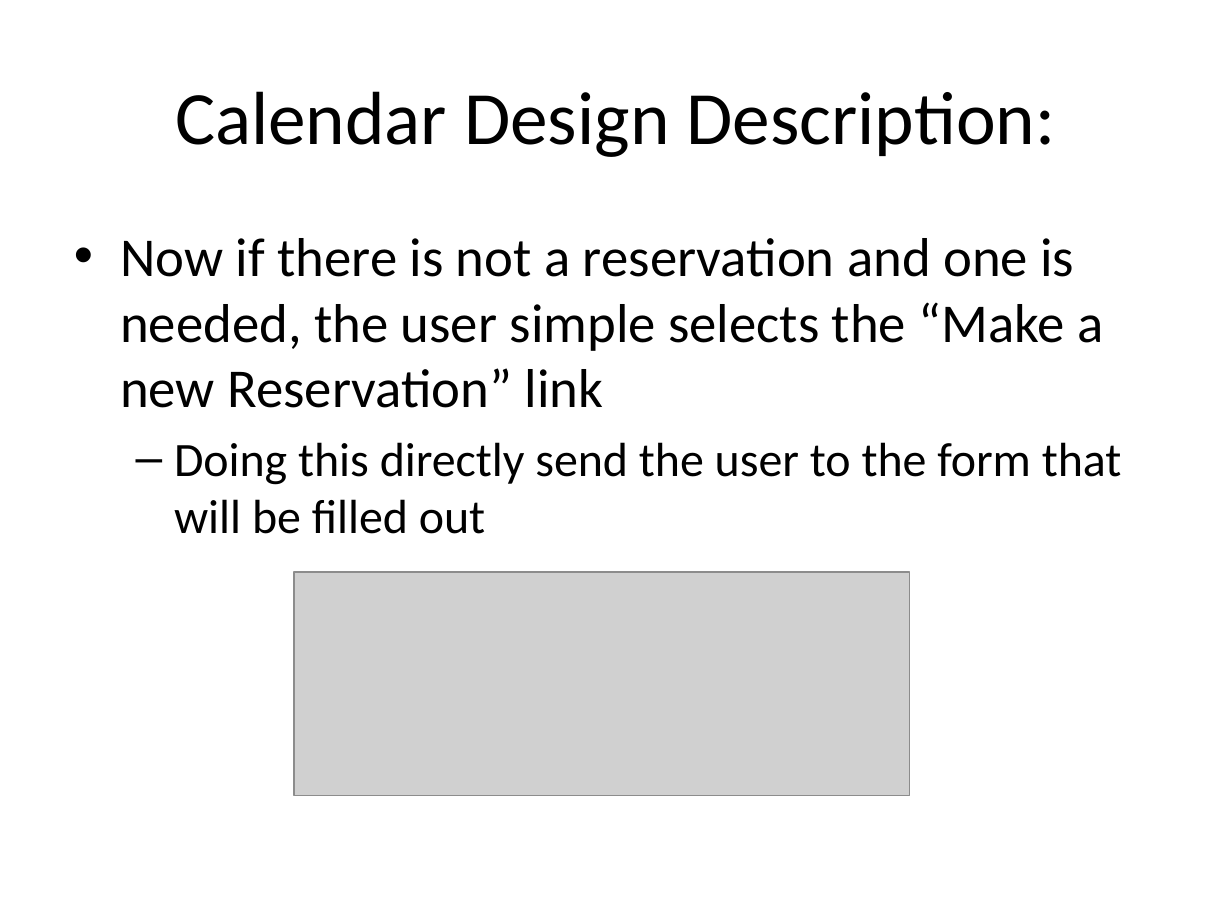
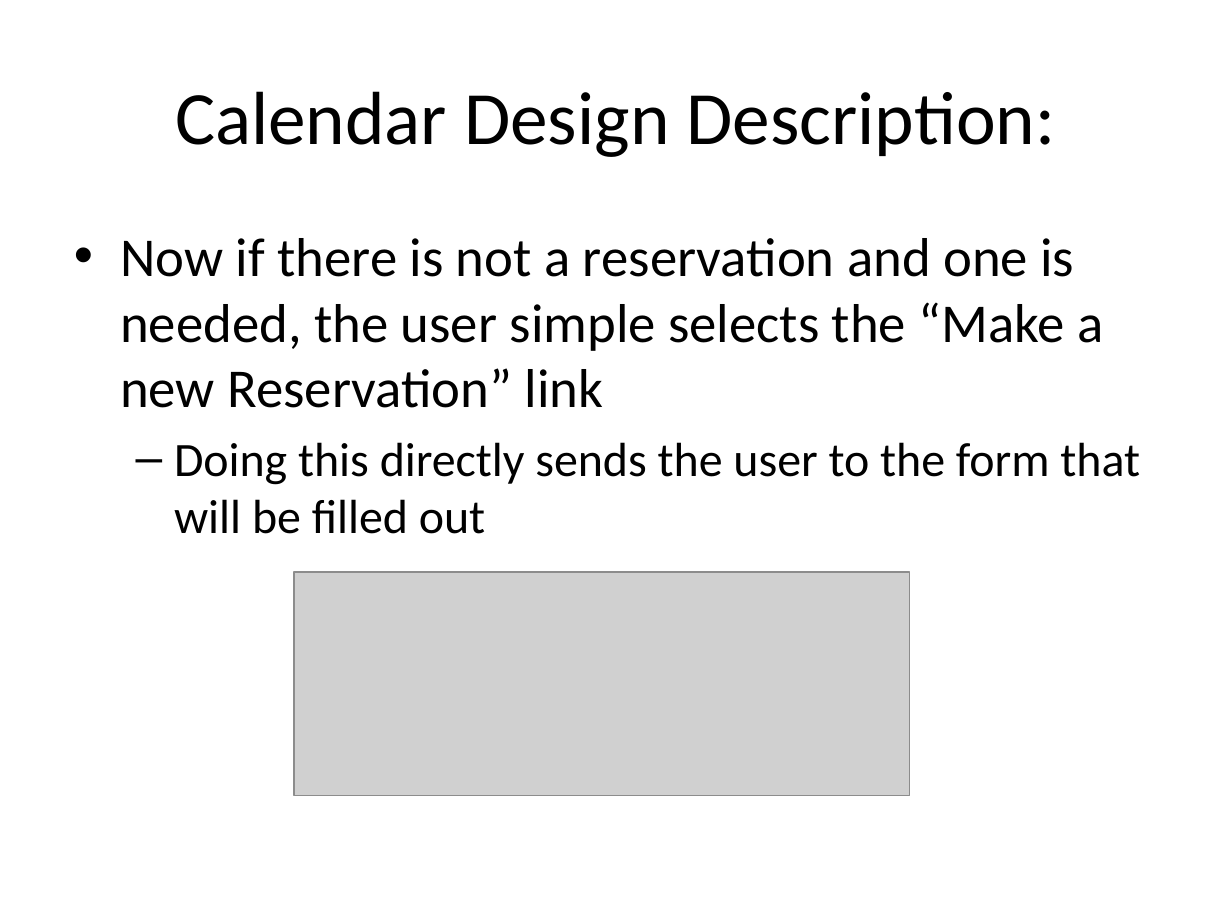
Before and after one commit to telepresencebot2/Transportation-For-Visually-Impaired, a slide deck: slide 13 of Presentation.pptx. Drawn at 1232x924 pixels with LibreOffice and Linux fonts; fonts in the diff are those of the drawing; grey boxes stand for pictures; background and template pictures are left out. Boxes give left, top, right and bottom in pixels: in the first picture for what was removed or moved away, otherwise in the second. Text is boxed around its words. In the diff, an @@ line names an element or a change of style, - is before the commit and + after.

Commit message:
design changes

```diff
--- a/Presentation.pptx
+++ b/Presentation.pptx
@@ text at box(174, 442, 1140, 534): text changed @@
-  – Doing this directly send the user to the form that will be filled out
+  – Doing this directly sends the user to the form that will be filled out
```
Also in this commit, not shown: 3 other slides changed.
